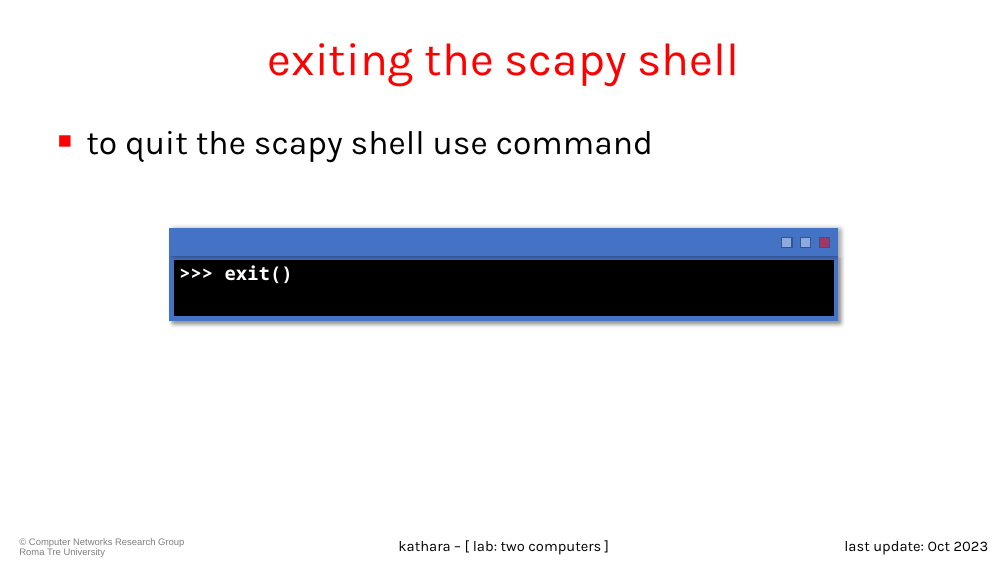
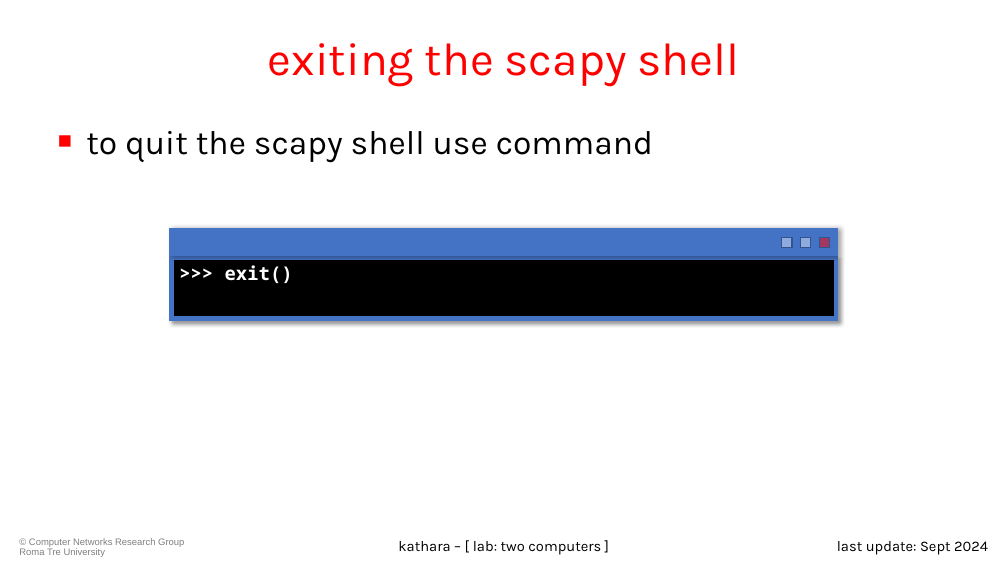
Before and after one commit to KatharaFramework/Kathara-Labs, a slide deck: slide 17 of main-labs/basic-topics/two-computers/0105-kathara-lab_two-computers.pptx. Drawn at 1008x567 pixels with LibreOffice and Linux fonts; fonts in the diff are those of the drawing; background and template pictures are left out. Boxes give left, top, right and bottom in pixels: in the first picture for what was removed or moved away, otherwise in the second. Text is boxed around its words. In the diff, an @@ line names an element or a change of style, - is before the commit and + after.

```diff
--- a/main-labs/basic-topics/two-computers/0105-kathara-lab_two-computers.pptx
+++ b/main-labs/basic-topics/two-computers/0105-kathara-lab_two-computers.pptx
@@ text at (837, 541, 988, 555): text changed @@
-last update: Oct 2023
+last update: Sept 2024
```
Also in this commit, not shown: 34 other slides changed, 5 other files.
